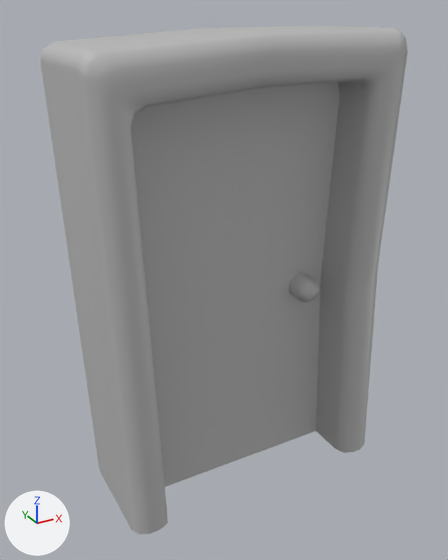
Two versions of the FBX model Assets/model/porte_b.fbx, one commit apart.
Camera for both pictures: a 50 mm camera at (-0.0214, -0.0416, 0.0358) aimed at (-0.0007, -0.004, 0.017). The axes (+X, +Y, +Z) are drawn at lower left. The lights are the same throughout. Where no turn or scale is listed for an object, it has been applied to the vertices.

The first picture shows 'porte_02'.
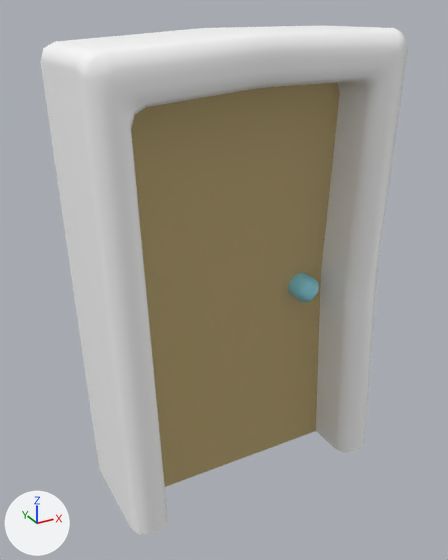
The change in detail:
Material 'lambert4' (mat_lambert4) is new.
Its base color is (1.0, 1.0, 1.0) (white #ffffff).
Material 'lambert5' (mat_lambert5) is new.
Its base color is (0.296, 0.738, 0.871) (cyan #94dff0).
Material 'lambert3' (mat_lambert3) is new.
Its base color is (0.5, 0.386, 0.17) (yellow #bca773).
me_mesh has 144 vertices, 117 faces and spans x -0.0116..0.0116, y -0.0085..0.0, z 0.0..0.0345.
me_mesh is used by ob_porte_02; location (0.0, 0.0, 0.0).
me_mesh part 1: all 56 faces centred in x -0.0115..0.0114, y -0.0085..-0.0037, z 0.0298..0.0345 switch from mat_lambert1 (grey #bcbcbc) to mat_lambert4 (white #ffffff).
me_mesh part 2: all 14 faces centred in x 0.008..0.011, y -0.0085..-0.0037, z 0.0152..0.0176 switch from mat_lambert1 (grey #bcbcbc) to mat_lambert4 (white #ffffff).
me_mesh part 3: all 7 faces centred in x -0.0111..-0.0081, y -0.0085..-0.0037, z 0.0147..0.0163 switch from mat_lambert1 (grey #bcbcbc) to mat_lambert4 (white #ffffff).
me_mesh part 4: all 7 faces centred in x 0.0084..0.0113, y -0.0085..-0.0037, z 0.0074..0.0082 switch from mat_lambert1 (grey #bcbcbc) to mat_lambert4 (white #ffffff).
me_mesh part 5: all 7 faces centred in x 0.0083..0.0113, y -0.0085..-0.0037, z 0.0232..0.0257 switch from mat_lambert1 (grey #bcbcbc) to mat_lambert4 (white #ffffff).
me_mesh part 6: all 25 faces centred in x 0.0049..0.0069, y -0.0062..-0.0051, z 0.0144..0.0163 switch from mat_lambert1 (grey #bcbcbc) to mat_lambert5 (cyan #94dff0).
me_mesh part 7: the 1 face centred in x 0.0003, y -0.0045, z 0.0164 switches from mat_lambert1 (grey #bcbcbc) to mat_lambert3 (yellow #bca773).
me_mesh now uses material mat_lambert3 (yellow #bca773).

What differs and where, as boxes (x1, y1, x2, y2) in the pictures (448 x 560 px):
part 1 of me_mesh, recoloured (grey to white)
    both: (40, 25, 408, 128)
part 2 of me_mesh, recoloured
    both: (320, 260, 379, 300)
part 3 of me_mesh, recoloured
    both: (40, 62, 168, 535)
part 4 of me_mesh, recoloured
    both: (316, 280, 377, 453)
part 5 of me_mesh, recoloured
    both: (322, 55, 407, 281)
part 6 of me_mesh, recoloured (grey to cyan)
    both: (289, 273, 319, 302)
part 7 of me_mesh, recoloured (grey to yellow)
    both: (131, 82, 340, 487)
